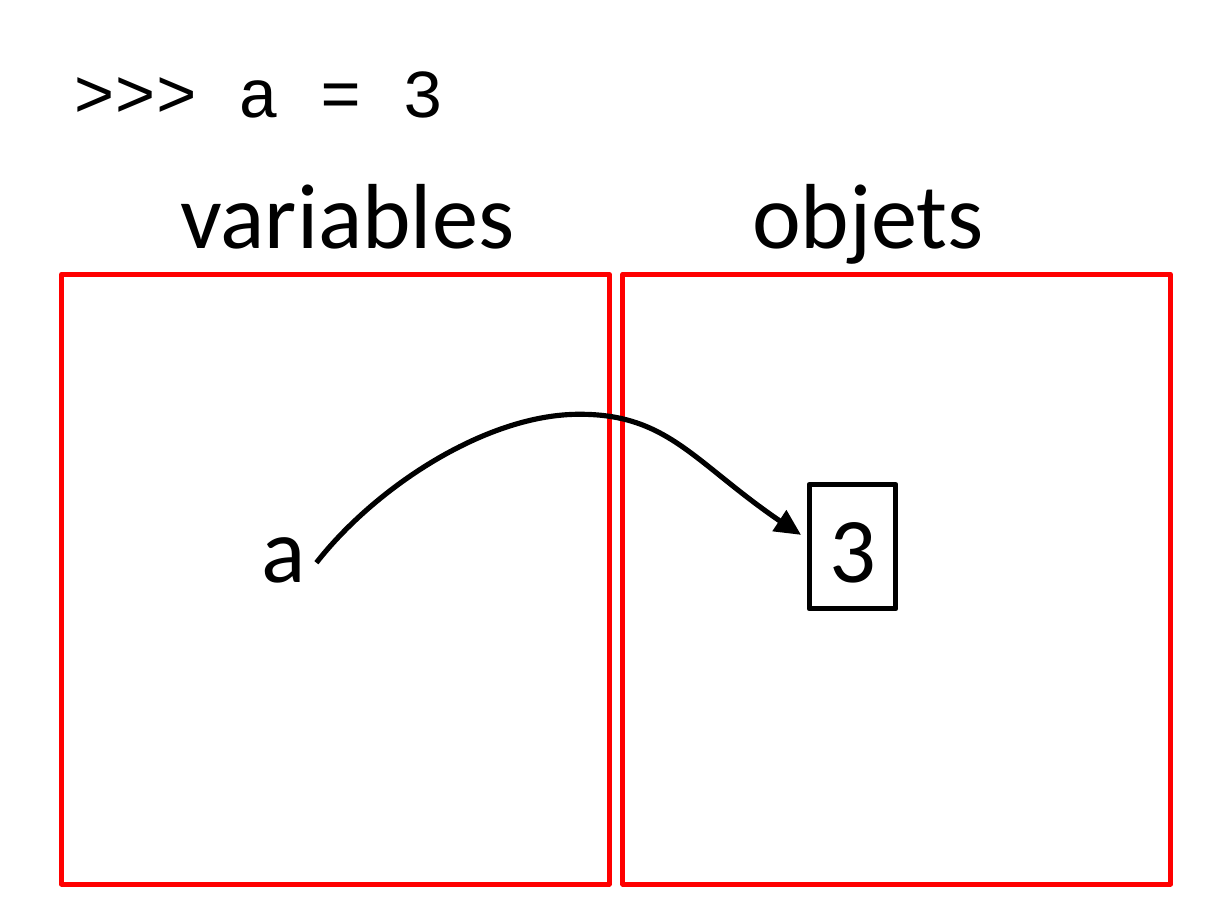
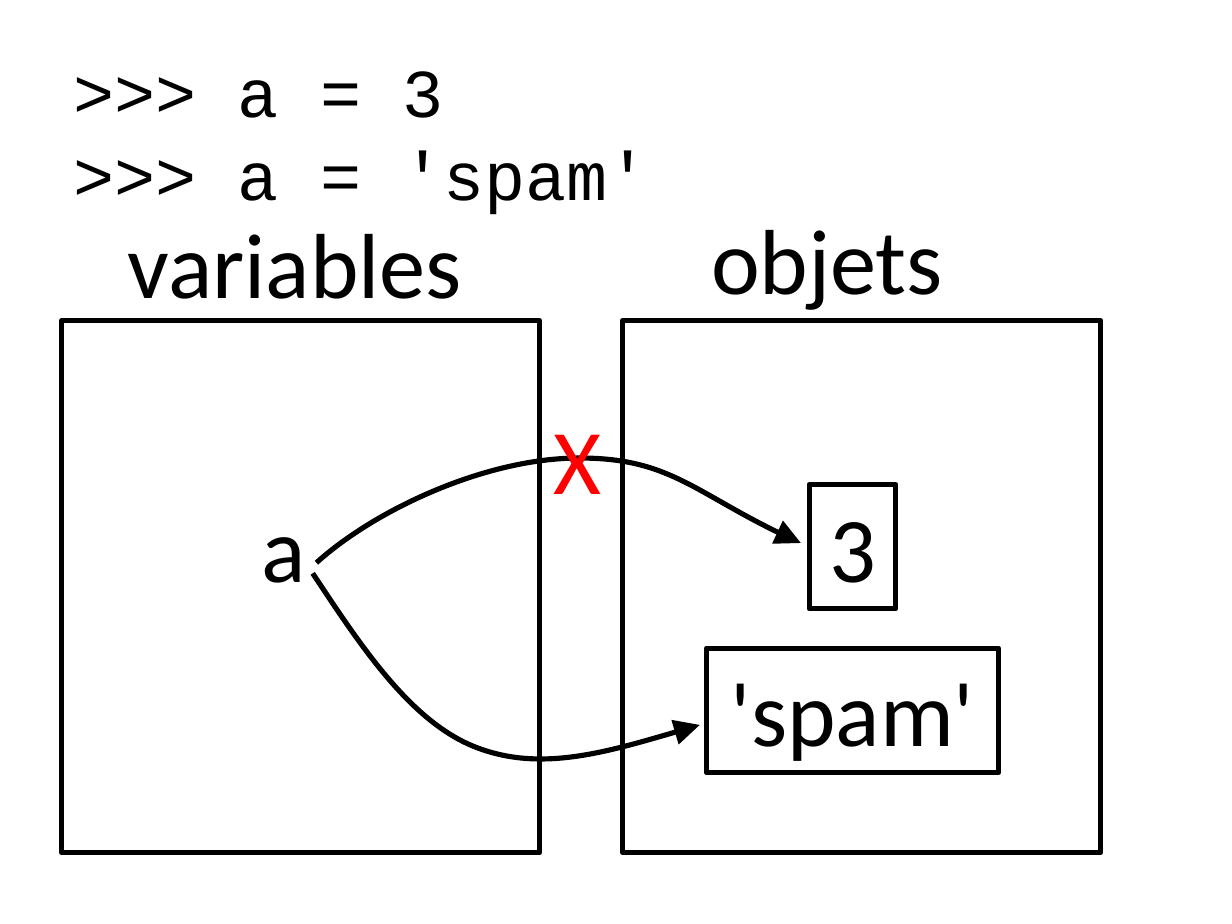
Before and after one commit to parmentelat/flotpython-archive, a slide deck: slide 11 of semaine2/semaine2-0.pptx (slide 7 before the commit). Drawn at 1232x924 pixels with LibreOffice and Linux fonts; fonts in the diff are those of the drawing. Boxes give left, top, right and bottom in pixels: in the first picture for what was removed or moved away, otherwise in the second. Text is boxed around its words. In the diff, an @@ line names an element or a change of style, - is before the commit and + after.

```diff
--- a/semaine2/semaine2-0.pptx
+++ b/semaine2/semaine2-0.pptx
@@ text at (238,150,648,215): paragraph added @@
+>>> a = 'spam'
@@ text "variables" rewrapped from (180,184,514,249) to (128,234,462,321) @@
@@ text "objets": place and size @@
-text "objets" at (752,184,984,264)
+text "objets" at (711,230,943,310)
@@ rectangle at (62,320,540,853): outline #FF0000 3 pt to #000000 3 pt @@
@@ rectangle: place and size @@
-rectangle at (62,275,609,885)
+rectangle at (62,320,540,853)
@@ rectangle: place and size @@
-rectangle at (623,275,1170,885)
+rectangle at (623,320,1101,853)
@@ rectangle at (623,320,1101,853): outline #FF0000 3 pt to #000000 3 pt @@
@@ text added at (554,434,602,494), 54 pt, text #FF0000 @@
+X
@@ freeform shape: place and size @@
-freeform shape at (317,414,801,562)
+freeform shape at (317,458,801,563)
@@ freeform shape added at (313,573,700,758), outline #000000 3 pt @@
@@ rectangle added at (706,648,998,772), outline #000000 3 pt, 54 pt, text #000000 @@
+'spam'
```
Also in this commit, not shown: 6 other slides changed, 5 slides added, 1 slide removed, 3 other files.
